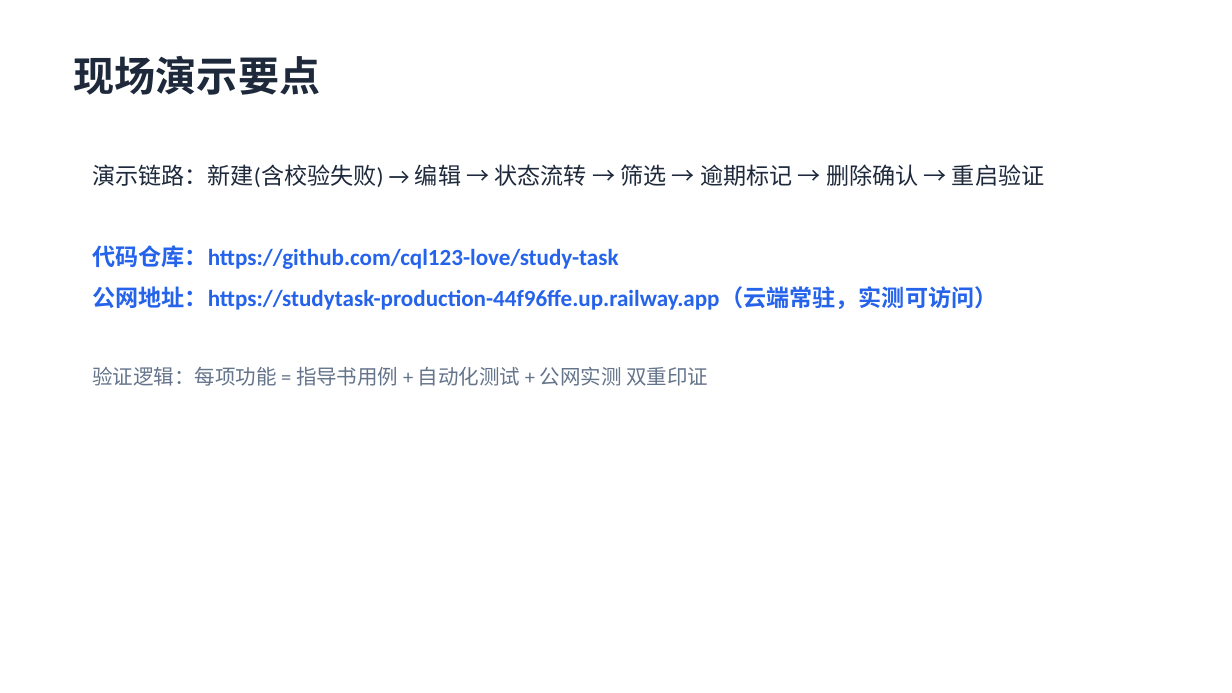
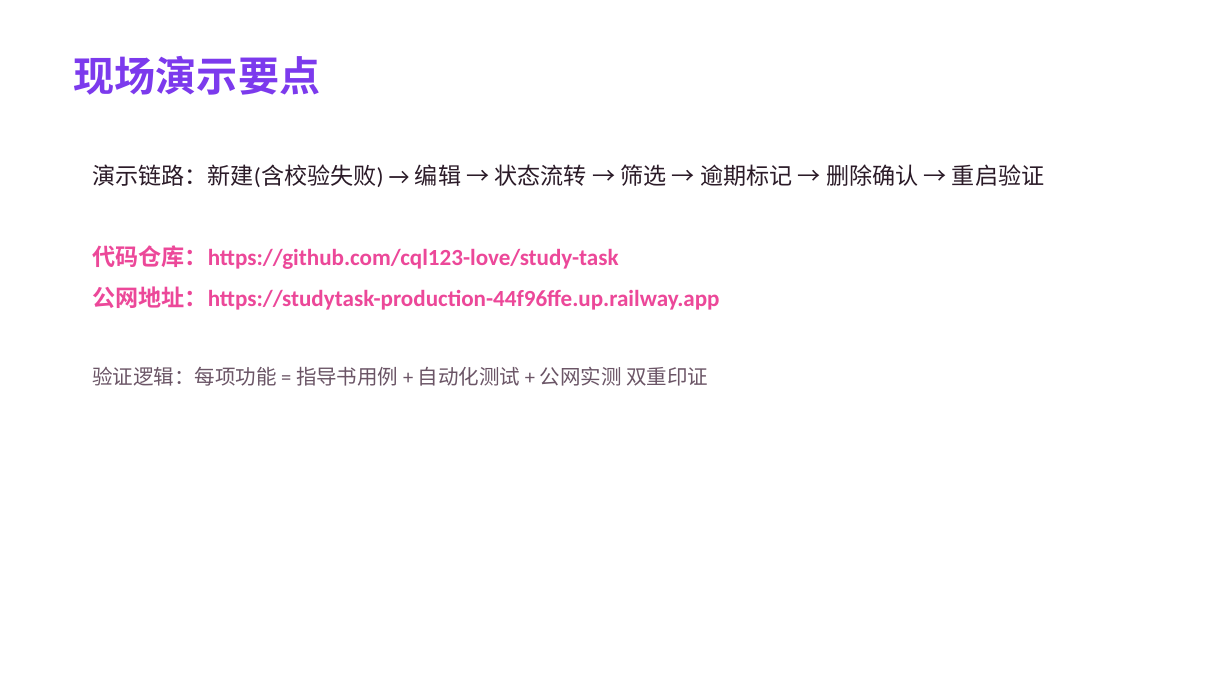
Before and after one commit to cql123-love/study-task, a slide deck: slide 7 of docs/实验一演示PPT.pptx. Drawn at 1232x693 pixels with LibreOffice and Linux fonts; fonts in the diff are those of the drawing. Boxes give left, top, right and bottom in pixels: in the first picture for what was removed or moved away, otherwise in the second. Text is boxed around its words. In the diff, an @@ line names an element or a change of style, - is before the commit and + after.

Commit message:
feat: 界面品牌化改版——CQL's World 粉色主题
- 品牌名改为 CQL's World（项目代号 StudyTask 保留），粉紫渐变视觉体系
- 首页新增渐变 Hero 欢迎横幅，统计卡片加顶部渐变描边与渐变数字
- 全局圆角体系 16px 卡片 + 999px 胶囊按钮，表单聚焦粉色光晕
- 空状态/详情/删除页文案品牌化（🌸 / ✦ / 💔）
- 同步更新 README、验收表、作业提交说明、实验报告、演示PPT
- AI_DEV_LOG 记录问题4（改版文案引发测试断言失败→同步断言后13条全过）

```diff
--- a/docs/实验一演示PPT.pptx
+++ b/docs/实验一演示PPT.pptx
@@ text "现场演示要点" at [74, 56, 321, 95]: text colour #1E293B to #7C3AED @@
@@ text at [92, 164, 1044, 386]: text colour #1E293B to #2B1B28 in "演示链路：新建(含校验失败) → 编辑 → 状态流转 → 筛选 ..."; text colour #2563EB to #EC4899 in "代码仓库：https://github.com/cql123-love/study-task"; text colour #64748B to #6B5566 in "验证逻辑：每项功能 = 指导书用例 + 自动化测试 + 公网实测 ..." @@
@@ text at [92, 286, 719, 310]: text changed; text colour #2563EB to #EC4899 @@
-公网地址：https://studytask-production-44f96ffe.up.railway.app（云端常驻，实测可访问）
+公网地址：https://studytask-production-44f96ffe.up.railway.app
```
Also in this commit, not shown: 6 other slides changed, 12 other files.
